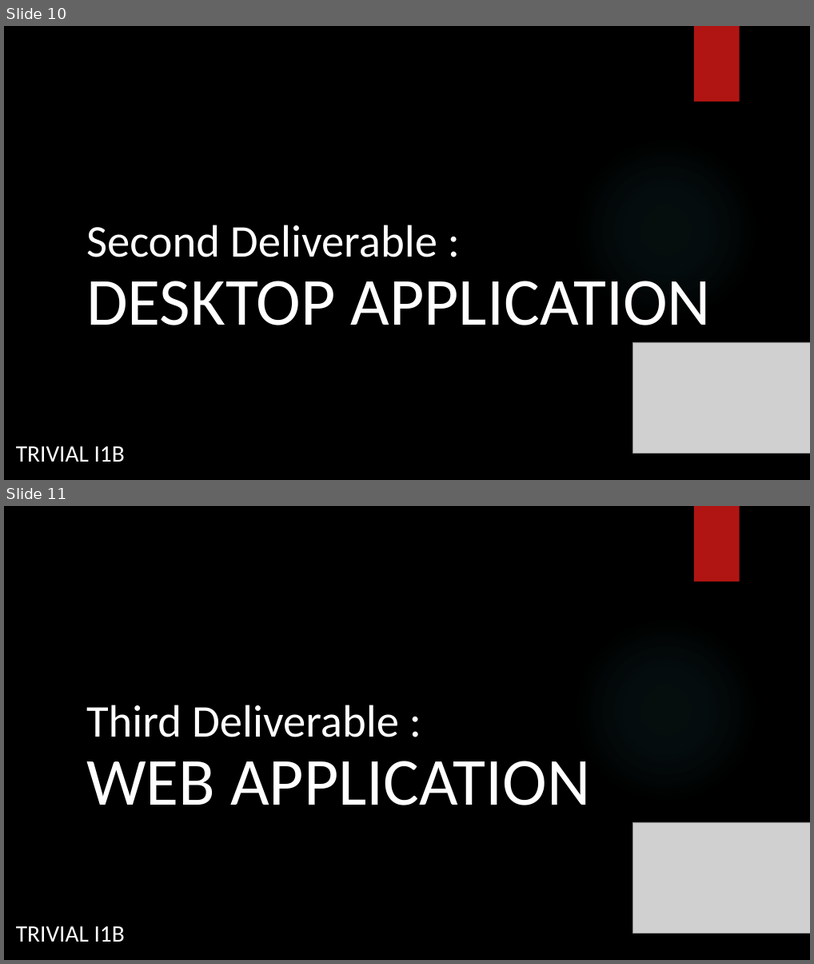
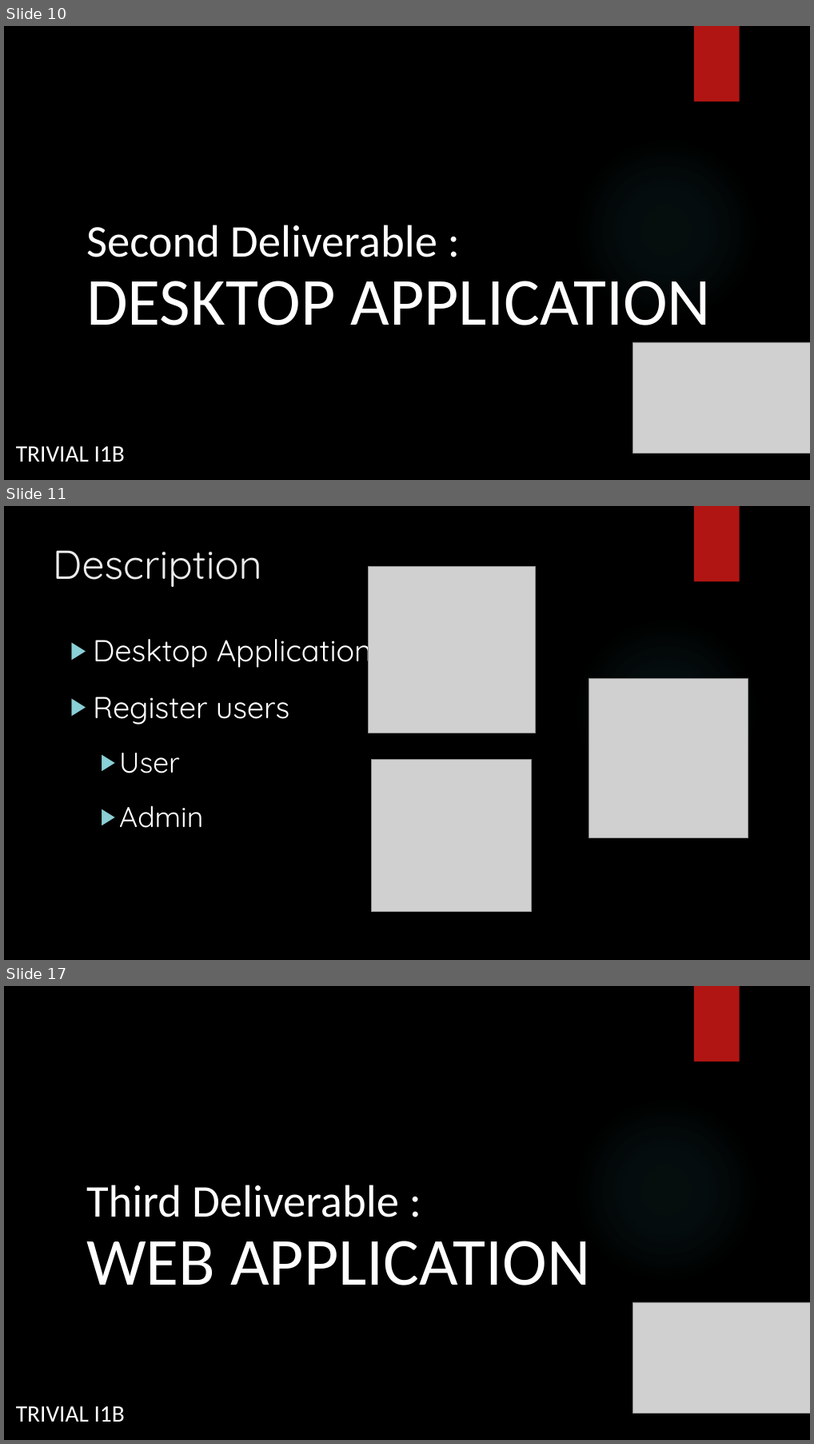
Before and after one commit to Arquisoft/Trivial_i1b, a slide deck: Documentation/Software Architecture.pptx. Shown one above the other, each under a label of ours: slides 10 and 11 before the commit, slides 10, 11 and 17 after it; the slides between them are not shown. The pictures are 814x964 and 814x1444 pixels, drawn with LibreOffice and Linux fonts; fonts in the diff are those of the drawing; grey boxes stand for pictures; background and template pictures are left out. Boxes give left, top, right and bottom in pixels: in the first picture for what was removed or moved away, otherwise in the second. Text is boxed around its words. In the diff, an @@ line names an element or a change of style, - is before the commit and + after.

```diff
--- a/Documentation/Software Architecture.pptx
+++ b/Documentation/Software Architecture.pptx
@@ slide 11 added at <box>4,506,810,960</box>, background picture (left out); not listed: 2 template elements that a slide beside it also shows @@
@@ title added at <box>53,550,262,587</box>, 48 pt, text #EBEBEB @@
+Description
@@ picture added at <box>369,566,536,733</box> @@
@@ text added at <box>93,630,372,828</box>, 36 pt, text #FFFFFF @@
+▶ Desktop Application
+▶ Register users
+  ▶ User
+  ▶ Admin
@@ picture added at <box>590,679,749,837</box> @@
@@ picture added at <box>372,760,531,912</box> @@
@@ what was slide 11 is now slide 17 @@
```
Also in this commit, not shown: 1 slide changed, 5 other slides added, 5 other files.
